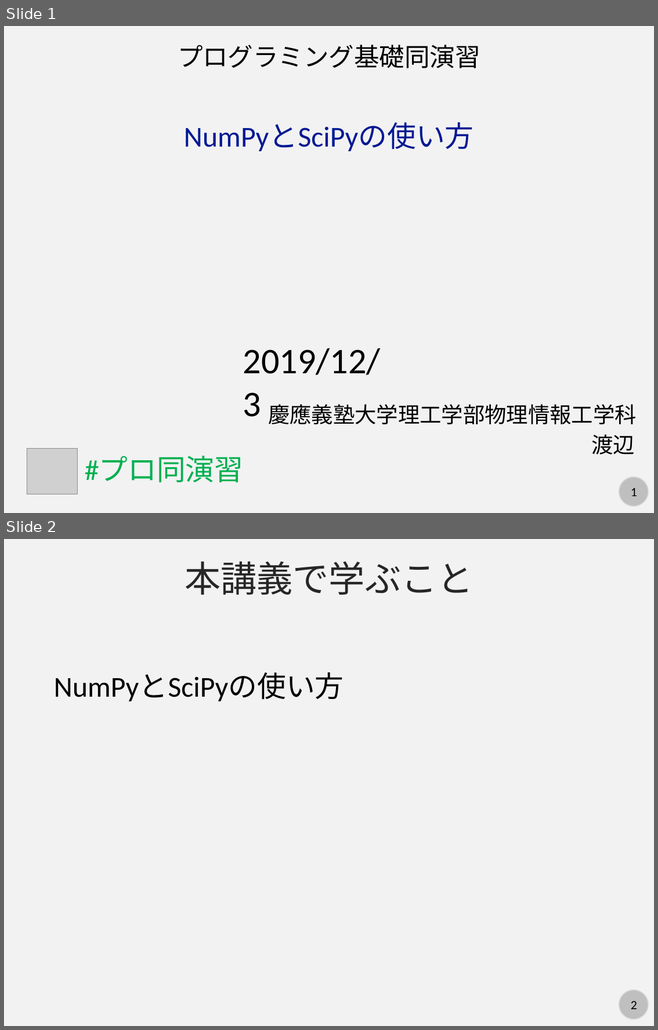
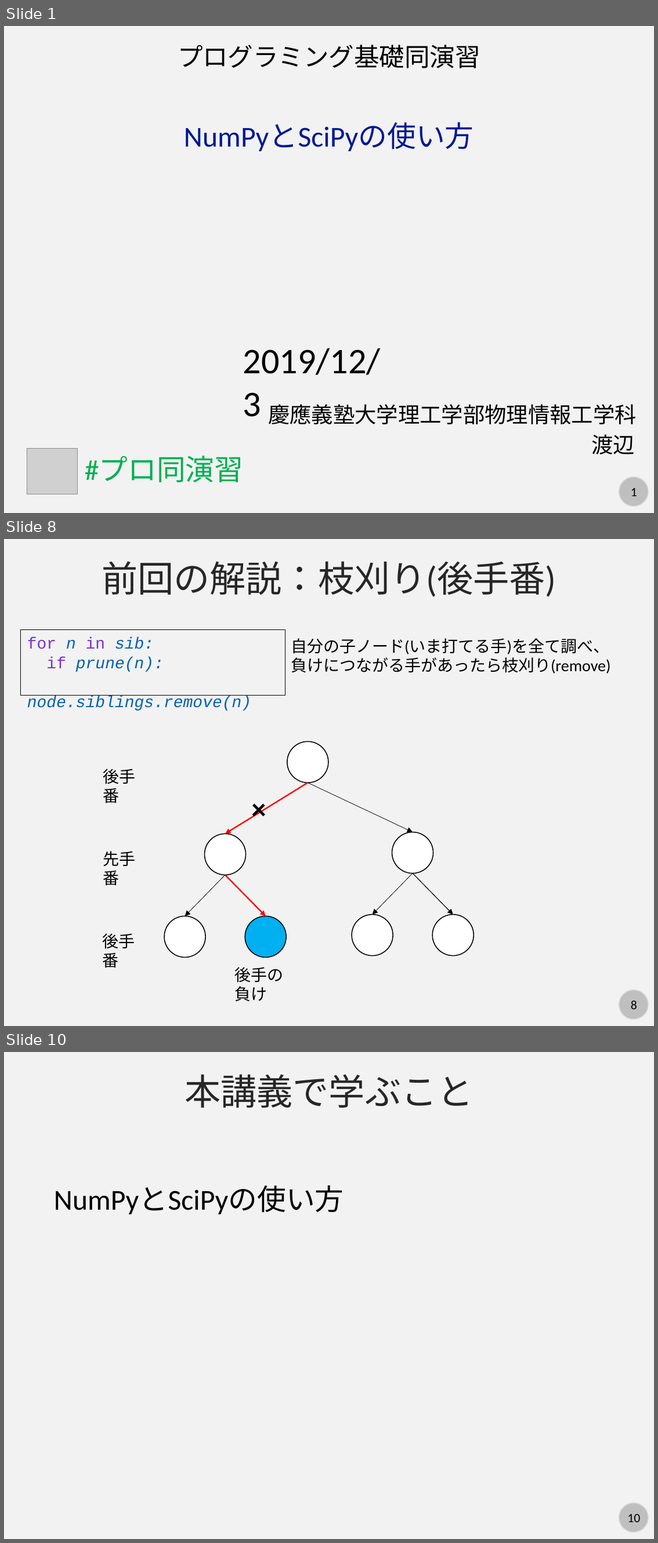
Before and after one commit to kaityo256/python_zero, a slide deck: numpy/fig/slide.pptx. Shown one above the other, each under a label of ours: slides 1 and 2 before the commit, slides 1, 8 and 10 after it; the slides between them are not shown. The pictures are 658x1030 and 658x1543 pixels, drawn with LibreOffice and Linux fonts; fonts in the diff are those of the drawing; grey boxes stand for pictures. Boxes give left, top, right and bottom in pixels: in the first picture for what was removed or moved away, otherwise in the second. Text is boxed around its words. In the diff, an @@ line names an element or a change of style, - is before the commit and + after.

```diff
--- a/numpy/fig/slide.pptx
+++ b/numpy/fig/slide.pptx
@@ slide 8 added at bbox=[4, 539, 654, 1026], background #F2F2F2; not listed: 2 template elements that a slide beside it also shows @@
@@ text added at bbox=[101, 561, 556, 597], 40 pt, text #262626 @@
+前回の解説：枝刈り(後手番)
@@ rectangle added at bbox=[21, 630, 285, 696], outline #000000 0.75 pt, 18 pt, text #0460B1, italic @@
+for n in sib:
+if prune(n):
+node.siblings.remove(n)
@@ text added at bbox=[291, 638, 611, 674], 18 pt, text #000000 @@
+自分の子ノード(いま打てる手)を全て調べ、
+負けにつながる手があったら枝刈り(remove)
@@ ellipse added at bbox=[287, 741, 328, 783], fill #FFFFFF, outline #000000 1 pt @@
@@ text added at bbox=[103, 769, 135, 803], 18 pt, text #000000 @@
+後手番
@@ arrow added from (307, 783) to (225, 834), #FF0000 1.5 pt @@
@@ text added at bbox=[245, 787, 285, 821], 32 pt, text #000000, bold @@
+×
@@ arrow added from (307, 783) to (412, 832), #000000 0.5 pt @@
@@ ellipse added at bbox=[204, 834, 245, 875], fill #FFFFFF, outline #000000 1 pt @@
@@ ellipse added at bbox=[392, 832, 433, 873], fill #FFFFFF, outline #000000 1 pt @@
@@ text added at bbox=[103, 851, 135, 886], 18 pt, text #000000 @@
+先手番
@@ arrow added from (225, 875) to (184, 917), #000000 0.5 pt @@
@@ arrow added from (225, 875) to (265, 917), #FF0000 1.5 pt @@
@@ arrow added from (412, 874) to (372, 914), #000000 0.5 pt @@
@@ arrow added from (412, 874) to (453, 914), #000000 0.75 pt @@
@@ ellipse added at bbox=[165, 917, 205, 957], fill #FFFFFF, outline #000000 1 pt @@
@@ ellipse added at bbox=[245, 917, 286, 957], fill #00B0F0, outline #000000 1 pt @@
@@ ellipse added at bbox=[351, 914, 393, 955], fill #FFFFFF, outline #000000 1 pt @@
@@ ellipse added at bbox=[432, 914, 473, 955], fill #FFFFFF, outline #000000 1 pt @@
@@ text added at bbox=[102, 933, 134, 968], 18 pt, text #000000 @@
+後手番
@@ text added at bbox=[235, 967, 284, 1002], 18 pt, text #000000 @@
+後手の負け
@@ what was slide 2 is now slide 10 @@
@@ page number at bbox=[627, 1514, 640, 1522]: text changed @@
-2
+10
```
Also in this commit, not shown: 7 other slides added.
